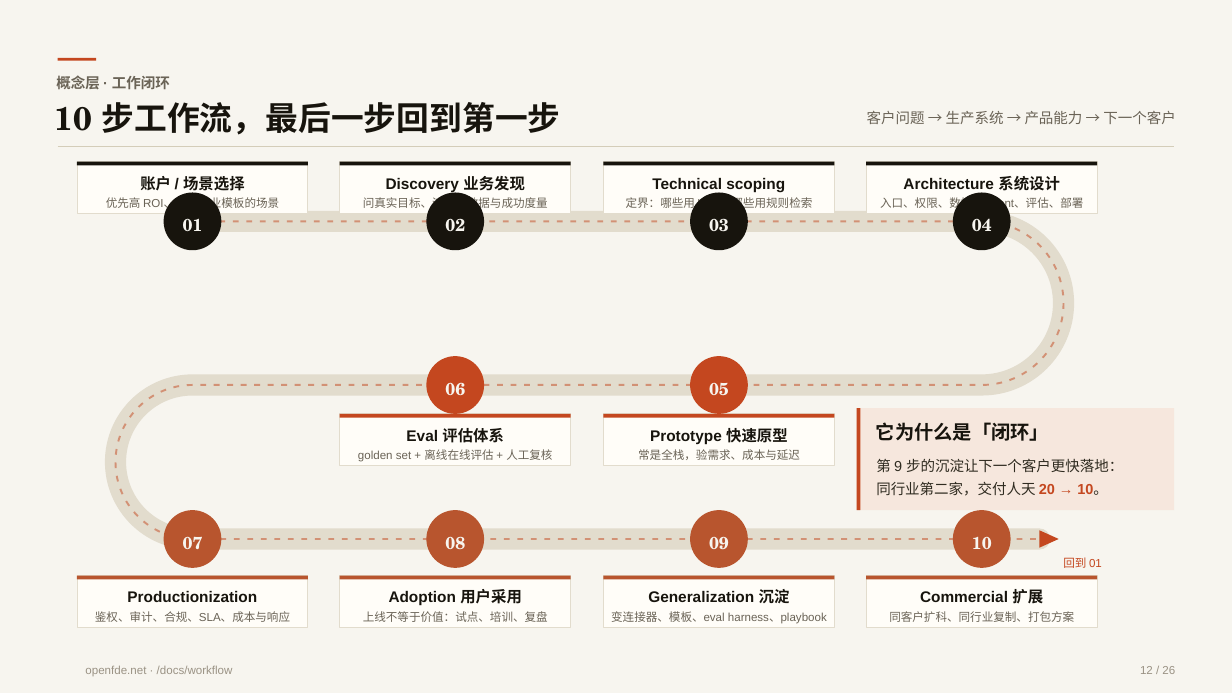
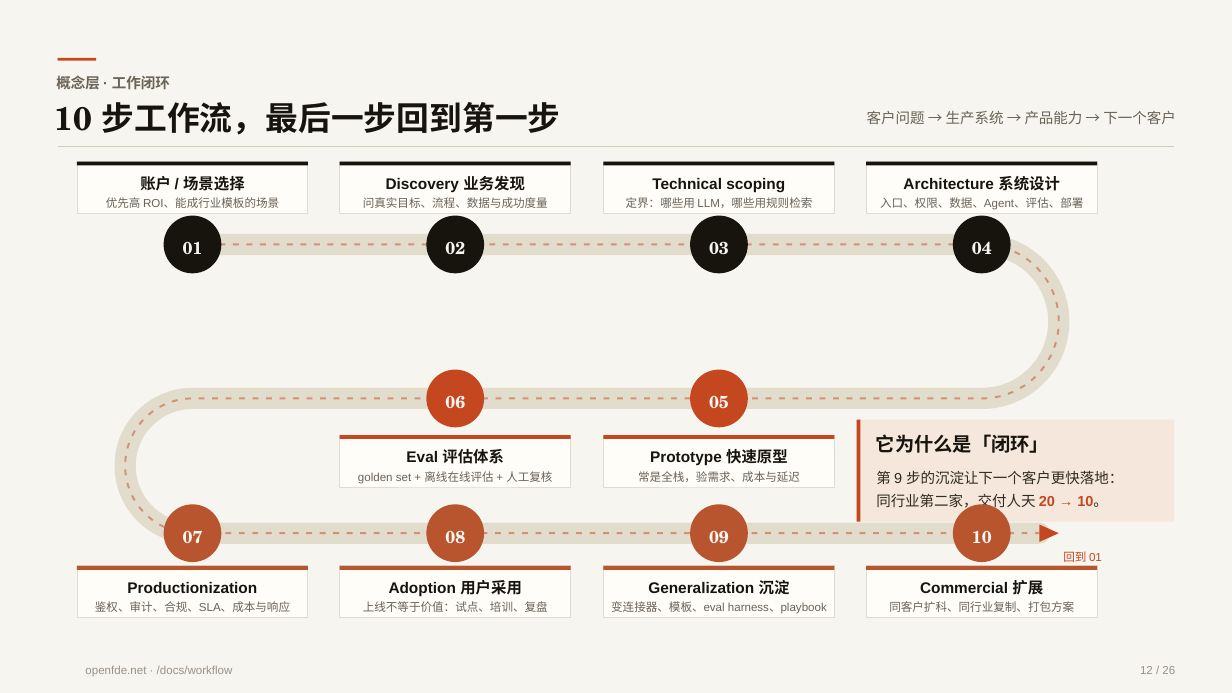
Before and after one commit to LeoLee0812/openfde-deck, a slide deck: slide 12 of openfde-deck.pptx. Drawn at 1232x693 pixels with LibreOffice and Linux fonts; fonts in the diff are those of the drawing; background and template pictures are left out. Boxes give left, top, right and bottom in pixels: in the first picture for what was removed or moved away, otherwise in the second. Text is boxed around its words. In the diff, an @@ line names an element or a change of style, - is before the commit and + after.

```diff
--- a/openfde-deck.pptx
+++ b/openfde-deck.pptx
@@ 4 texts, 4 ellipses: place and size @@
-4 texts, 4 ellipses at box(164, 192, 1010, 250)
+4 texts, 4 ellipses at box(164, 215, 1010, 273)
@@ freeform shape: place and size @@
-freeform shape at box(116, 222, 1064, 540)
+freeform shape at box(125, 245, 1058, 533)
@@ freeform shape: place and size @@
-freeform shape at box(116, 222, 1064, 540)
+freeform shape at box(125, 245, 1058, 533)
@@ 2 texts, 2 ellipses: place and size @@
-2 texts, 2 ellipses at box(426, 356, 748, 413)
+2 texts, 2 ellipses at box(426, 370, 748, 427)
@@ 4 texts, 4 rectangles: place and size @@
-4 texts, 4 rectangles at box(340, 414, 835, 466)
+4 texts, 4 rectangles at box(340, 435, 835, 487)
@@ 2 texts, 2 rectangles: place and size @@
-2 texts, 2 rectangles at box(857, 409, 1175, 510)
+2 texts, 2 rectangles at box(857, 420, 1175, 521)
@@ 5 texts, 4 ellipses, 1 freeform shape: place and size @@
-5 texts, 4 ellipses, 1 freeform shape at box(164, 510, 1102, 568)
+5 texts, 4 ellipses, 1 freeform shape at box(164, 505, 1102, 562)
@@ 8 texts, 8 rectangles: place and size @@
-8 texts, 8 rectangles at box(77, 576, 1098, 628)
+8 texts, 8 rectangles at box(77, 566, 1098, 617)
```
Also in this commit, not shown: 1 other file.
